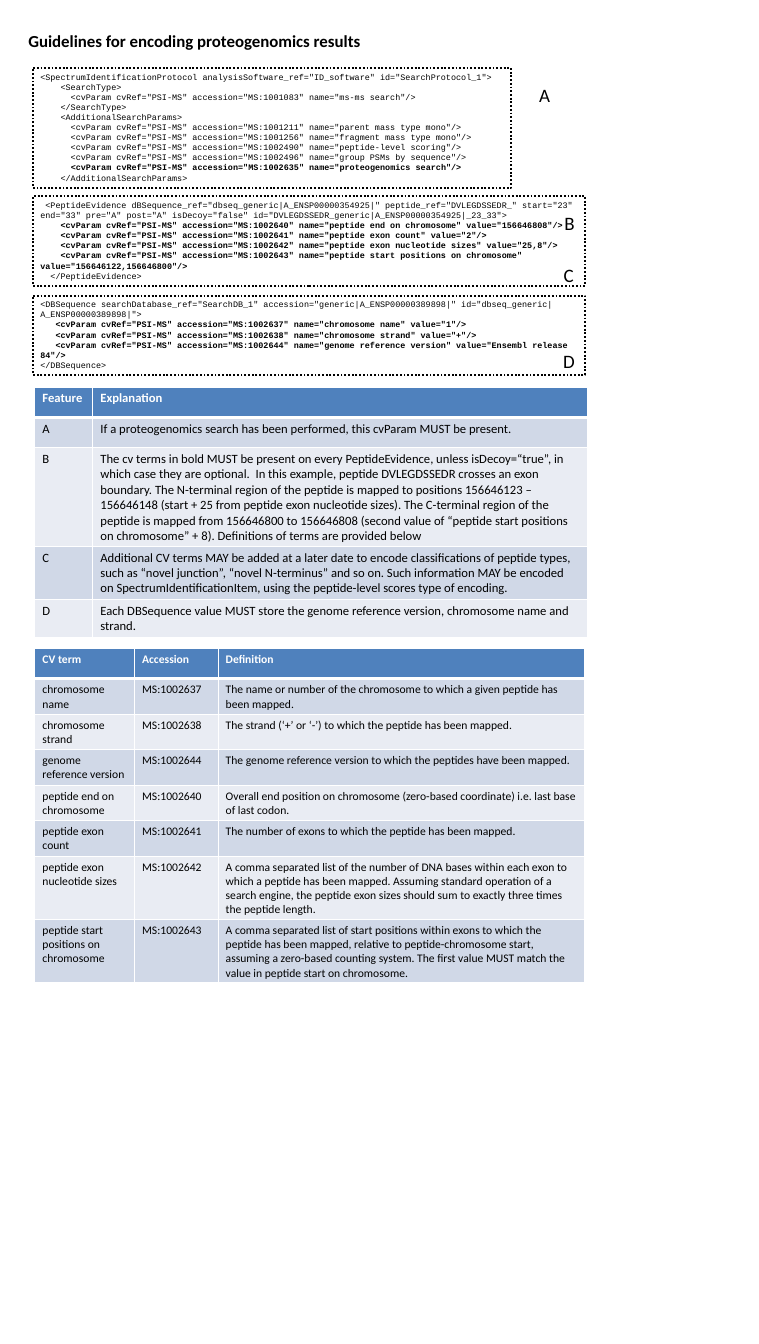
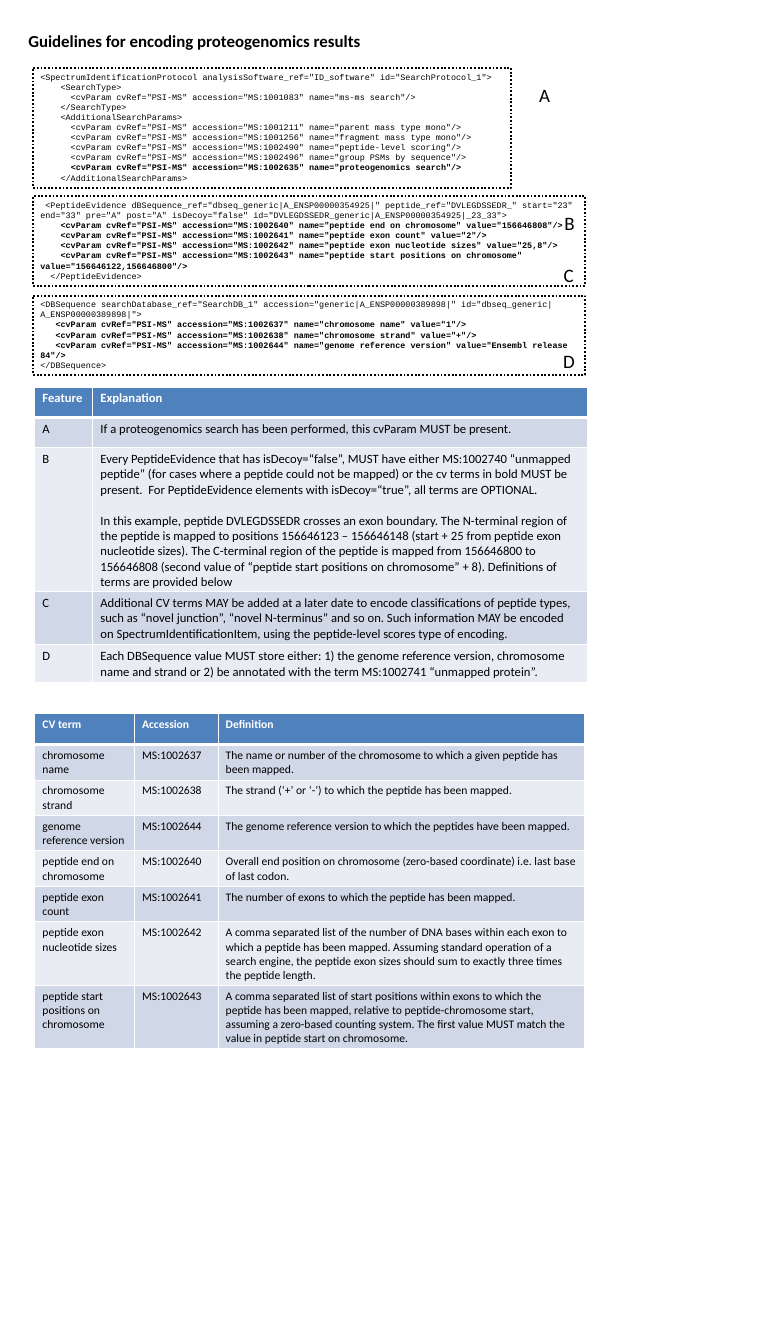
Before and after one commit to HUPO-PSI/mzIdentML, a slide deck: slide 7 of specification_document/specdoc1_2/NewFeaturesInMzid12.pptx. Drawn at 759x1344 pixels with LibreOffice and Linux fonts; fonts in the diff are those of the drawing. Boxes give left, top, right and bottom in pixels: in the first picture for what was removed or moved away, otherwise in the second. Text is boxed around its words. In the diff, an @@ line names an element or a change of style, - is before the commit and + after.

Commit message:
Updated the spec doc with new proteogenomics terms for unmapped peptide and protein

```diff
--- a/specification_document/specdoc1_2/NewFeaturesInMzid12.pptx
+++ b/specification_document/specdoc1_2/NewFeaturesInMzid12.pptx
@@ table at (35,387,587,683) @@
-row 3, column 2: The cv terms in bold MUST be present on every PeptideEvidence, unless isDecoy=“true”, in which case they are optional. In this example, peptide DVLEGDSSEDR crosses an exon boundary. The N-terminal region of the peptide is mapped to positions 156646123 – 156646148 (start + 25 from peptide exon nucleotide sizes). The C-terminal region of the peptide is mapped from 156646800 to 156646808 (second value of “peptide start positions on chromosome” + 8). Definitions of terms are provided below
+row 3, column 2: Every PeptideEvidence that has isDecoy=“false”, MUST have either MS:1002740 “unmapped peptide” (for cases where a peptide could not be mapped) or the cv terms in bold MUST be present. For PeptideEvidence elements with isDecoy=“true”, all terms are OPTIONAL. / In this example, peptide DVLEGDSSEDR crosses an exon boundary. The N-terminal region of the peptide is mapped to positions 156646123 – 156646148 (start + 25 from peptide exon nucleotide sizes). The C-terminal region of the peptide is mapped from 156646800 to 156646808 (second value of “peptide start positions on chromosome” + 8). Definitions of terms are provided below
-row 5, column 2: Each DBSequence value MUST store the genome reference version, chromosome name and strand.
+row 5, column 2: Each DBSequence value MUST store either: 1) the genome reference version, chromosome name and strand or 2) be annotated with the term MS:1002741 “unmapped protein”.
@@ table: place and size @@
-table at (35,648,584,983)
+table at (35,714,584,1049)
```
Also in this commit, not shown: 1 other file.
